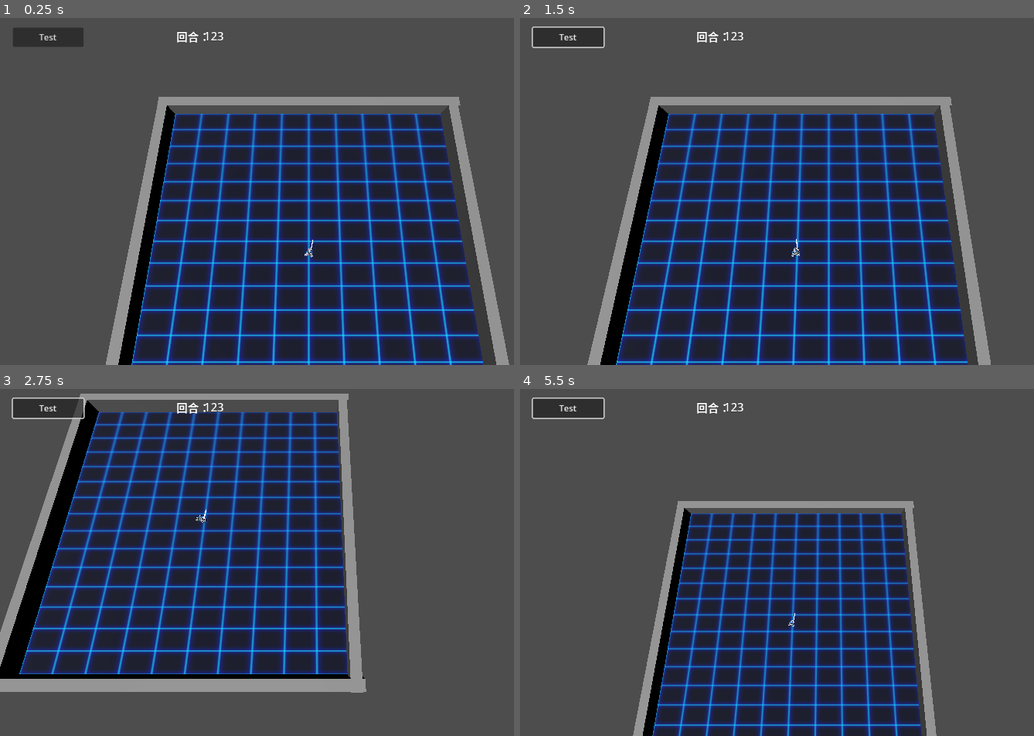
Above: before the commit, frames 1-4 (two rows, left to right).
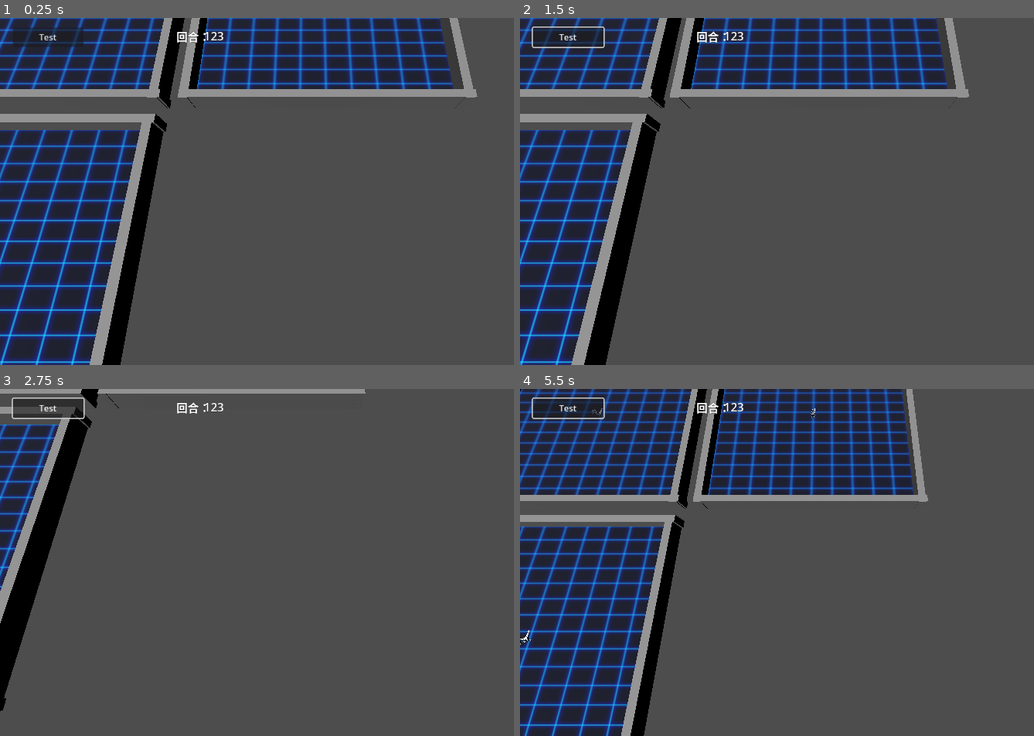
Above: after the commit, the same moments.

Repository: DarkAngelZT/Shooter-DPPO
Game: Godot game, scene res://scene/main_scene.tscn
Same seed, same stepped clock (60 frames per second), same inputs: the game is played once before the commit and once after it.
Inputs (mouse positions are in pixels of both pictures, inside the frame that each line leads up to):
- Up to frame 1 (0.25 s): no input
- Up to frame 2 (1.5 s): click "Test" at 0.5 s; tap Enter at 1.25 s; move the mouse to (967, 174) at 1.27 s; press the mouse at (967, 174) at 1.28 s; hold D (move_right) from 1.28 s (still down)
- Up to frame 3 (2.75 s): move the mouse to (185, 579) at 2.02 s; release D (move_right) at 2.03 s; release the mouse at (185, 579) at 2.03 s; hold S (move_back) from 2.03 s (still down); tap Mouse wheel down (zoom_in) at 2.1 s
- Up to frame 4 (5.5 s): move the mouse to (890, 486) at 2.77 s; release S (move_back) at 2.78 s; hold D (move_right) 2.78-3.53 s; tap Mouse wheel up (zoom_out) at 2.85 s; move the mouse to (797, 631) at 3.52 s; hold W (move_forward) 3.53-4.28 s; tap P at 3.6 s; move the mouse to (1013, 614) at 4.27 s; hold Z 4.28-5.03 s; hold A (move_left) from 4.28 s (still down); move the mouse to (643, 510) at 5.02 s; tap X at 5.1 s

The runs differ from the first frame. In frame 1, 87% of the frame differs, in the area x 0-100%, y 0-100%; in frame 2, 81%; in frame 3, 56%; in frame 4, 74%.
Error in both runs: Cannot call method 'get_status' on a null value. (res://scripts/NetworkManager.gd:180)

Commit message:
训练流程跑通

Diff:
--- a/scene/main_scene.tscn
+++ b/scene/main_scene.tscn
@@ -38,6 +38,7 @@
 process_mode = 3
 editor_description = "场景管理器"
 script = ExtResource("1_xmjsa")
+field_amount = 3
 TraningRoot = NodePath("../TrainingRoot")
 ArenaRoot = NodePath("../Arena")
 root = NodePath("..")
Not shown, changed: torch/shooter_main.py
